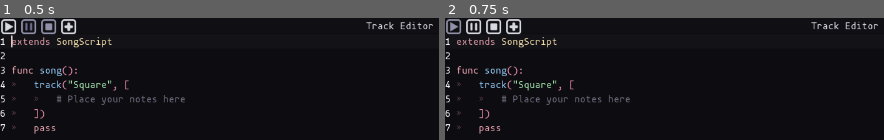
Above: before the commit, frames 1-2 (left to right).
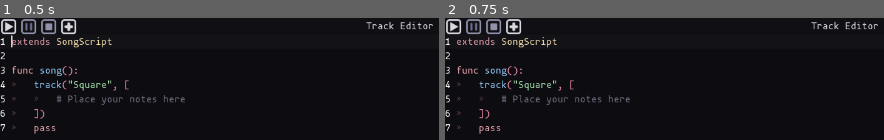
Above: after the commit, the same moments.

Repository: QuadCubedStudios/GoDAW
Game: Godot game, scene res://SongScriptMain/SongScriptMain.tscn
The game is run twice, just before and just after one commit, with the same random seed, the same clock (stepped at 60 frames per second) and the same inputs. This scene is started directly instead of the project's main scene.
Inputs (mouse positions are in pixels of both pictures, inside the frame that each line leads up to):
- Up to frame 1 (0.5 s): no input
- Up to frame 2 (0.75 s): click (453, 26) at 0.5 s

Frame 1 is identical in both runs. In frame 2, 0.8% of the frame differs, in the area x 0-13%, y 0-14%.
Error before the commit: Invalid get index '-1' (on base: 'Array'). (res://util/Sequencer/Sequencer.gd:43)

Commit message:
New Song Dialogue and menu rename

Diff:
--- /dev/null
+++ b/Editor/Scenes/Dialogues/NewSong/NewSong.gd
@@ -0,0 +1,13 @@
+extends ConfirmationDialog
+
+signal new_project(project)
+
+onready var project_name = $VBox/ProjectName/LineEdit
+onready var project_type = $VBox/ProjectType/OptionButton
+
+func _ready():
+	project_type.add_item("GUI", Project.PROJECT_TYPE.GUI)
+	project_type.add_item("SongScript", Project.PROJECT_TYPE.SONGSCRIPT)
+
+func _confirmed():
+	emit_signal("new_project", Project.new(project_name.text, project_type.selected))
--- /dev/null
+++ b/Editor/Scenes/Dialogues/NewSong/NewSong.tscn
@@ -0,0 +1,58 @@
+[gd_scene load_steps=2 format=2]
+
+[ext_resource path="res://Editor/Scenes/Dialogues/NewSong/NewSong.gd" type="Script" id=1]
+
+[node name="NewSong" type="ConfirmationDialog"]
+margin_right = 420.0
+margin_bottom = 120.0
+rect_min_size = Vector2( 375, 70 )
+window_title = "New Song"
+script = ExtResource( 1 )
+
+[node name="VBox" type="VBoxContainer" parent="."]
+anchor_right = 1.0
+anchor_bottom = 1.0
+margin_left = 8.0
+margin_top = 8.0
+margin_right = -8.0
+margin_bottom = -36.0
+alignment = 1
+
+[node name="ProjectName" type="HBoxContainer" parent="VBox"]
+margin_top = 14.0
+margin_right = 404.0
+margin_bottom = 38.0
+alignment = 1
+
+[node name="Label" type="Label" parent="VBox/ProjectName"]
+margin_top = 5.0
+margin_right = 95.0
+margin_bottom = 19.0
+text = "Project Name: "
+
+[node name="LineEdit" type="LineEdit" parent="VBox/ProjectName"]
+margin_left = 99.0
+margin_right = 404.0
+margin_bottom = 24.0
+rect_min_size = Vector2( 200, 0 )
+size_flags_horizontal = 3
+placeholder_text = "Name your masterpiece (maybe)"
+
+[node name="ProjectType" type="HBoxContainer" parent="VBox"]
+margin_top = 42.0
+margin_right = 404.0
+margin_bottom = 62.0
+alignment = 1
+
+[node name="Label" type="Label" parent="VBox/ProjectType"]
+margin_top = 3.0
+margin_right = 87.0
+margin_bottom = 17.0
+text = "Project Type: "
+
+[node name="OptionButton" type="OptionButton" parent="VBox/ProjectType"]
+margin_left = 91.0
+margin_right = 404.0
+margin_bottom = 20.0
+rect_min_size = Vector2( 200, 0 )
+size_flags_horizontal = 3
--- a/Editor/Scenes/TopMenu/TopMenu.gd
+++ b/Editor/Scenes/TopMenu/TopMenu.gd
@@ -1,11 +1,12 @@
 extends HBoxContainer
 
+signal new_pressed()
 signal export_pressed()
 
 onready var menus = {
-	"File": {
-		"node": $FileMenu,
-		"elements": { "New": "", "Open": "", "Save": "", "Save as...": "", "Export": "export_pressed" ,"Separator": "", "Quit": "" }
+	"Song": {
+		"node": $SongMenu,
+		"elements": { "New": "new_pressed", "Open": "", "Save": "", "Save as...": "", "Export": "export_pressed" ,"Separator": "", "Quit": "" }
 	},
 	"Edit": {
 		"node": $EditMenu,
--- a/Editor/Scenes/TopMenu/TopMenu.tscn
+++ b/Editor/Scenes/TopMenu/TopMenu.tscn
@@ -7,17 +7,17 @@
 anchor_bottom = 1.0
 script = ExtResource( 1 )
 
-[node name="FileMenu" type="MenuButton" parent="."]
-margin_right = 35.0
+[node name="SongMenu" type="MenuButton" parent="."]
+margin_right = 42.0
 margin_bottom = 720.0
 focus_mode = 2
 mouse_default_cursor_shape = 2
-text = "File"
+text = "Song"
 switch_on_hover = true
 
 [node name="EditMenu" type="MenuButton" parent="."]
-margin_left = 39.0
-margin_right = 75.0
+margin_left = 46.0
+margin_right = 82.0
 margin_bottom = 720.0
 focus_mode = 2
 mouse_default_cursor_shape = 2
@@ -25,8 +25,8 @@
 switch_on_hover = true
 
 [node name="ViewMenu" type="MenuButton" parent="."]
-margin_left = 79.0
-margin_right = 121.0
+margin_left = 86.0
+margin_right = 128.0
 margin_bottom = 720.0
 focus_mode = 2
 mouse_default_cursor_shape = 2
@@ -34,8 +34,8 @@
 switch_on_hover = true
 
 [node name="HelpMenu" type="MenuButton" parent="."]
-margin_left = 125.0
-margin_right = 167.0
+margin_left = 132.0
+margin_right = 174.0
 margin_bottom = 720.0
 focus_mode = 2
 mouse_default_cursor_shape = 2
@@ -43,7 +43,7 @@
 switch_on_hover = true
 
 [node name="ProjectName" type="Label" parent="."]
-margin_left = 171.0
+margin_left = 178.0
 margin_top = 353.0
 margin_right = 1280.0
 margin_bottom = 367.0
--- a/Main.tscn
+++ b/Main.tscn
@@ -8,6 +8,7 @@
 [ext_resource path="res://Editor/Scenes/TopMenu/TopMenu.tscn" type="PackedScene" id=6]
 [ext_resource path="res://Editor/Scenes/Dialogues/TrackEditor/TrackEditor.tscn" type="PackedScene" id=7]
 [ext_resource path="res://Editor/Scenes/Dialogues/DialogManager.gd" type="Script" id=8]
+[ext_resource path="res://Editor/Scenes/Dialogues/NewSong/NewSong.tscn" type="PackedScene" id=9]
 
 [node name="Main" type="VBoxContainer"]
 anchor_right = 1.0
@@ -114,8 +115,11 @@
 
 [node name="TrackEditor" parent="DialogManager" instance=ExtResource( 7 )]
 
+[node name="NewSong" parent="DialogManager" instance=ExtResource( 9 )]
+
 [connection signal="project_changed" from="." to="TopMenu" method="project_changed"]
 [connection signal="export_pressed" from="TopMenu" to="." method="_on_TopMenu_export_pressed"]
+[connection signal="new_pressed" from="TopMenu" to="DialogManager/NewSong" method="popup_centered"]
 [connection signal="instrument_chosen" from="Application/InstrumentsPanel" to="Application/Main/SongEditor" method="add_track"]
 [connection signal="pause" from="Application/Main/ControlPanel" to="Application/Main/SongEditor" method="_on_pause"]
 [connection signal="play" from="Application/Main/ControlPanel" to="Application/Main/SongEditor" method="_on_play"]
@@ -123,3 +127,5 @@
 [connection signal="playback_finished" from="Application/Main/SongEditor" to="Application/Main/ControlPanel" method="_on_finished"]
 [connection signal="track_pressed" from="Application/Main/SongEditor" to="DialogManager/TrackEditor" method="_popup"]
 [connection signal="sequence_song" from="DialogManager/TrackEditor" to="Application/Main/SongEditor" method="_on_TrackEditor_sequence_song"]
+[connection signal="confirmed" from="DialogManager/NewSong" to="DialogManager/NewSong" method="_confirmed"]
+[connection signal="new_project" from="DialogManager/NewSong" to="." method="set_project"]
--- a/util/Sequencer/Sequencer.gd
+++ b/util/Sequencer/Sequencer.gd
@@ -40,7 +40,7 @@
 				"args": [track.instrument, note]
 			})
 
-		song.length = current_time + track.notes[-1].duration
+		song.length = 0 if track.notes.empty() else current_time + track.notes[-1].duration
 
 	player.add_animation("song", song)
 
Not shown: 1 places in Main.tscn that only renumber resources
